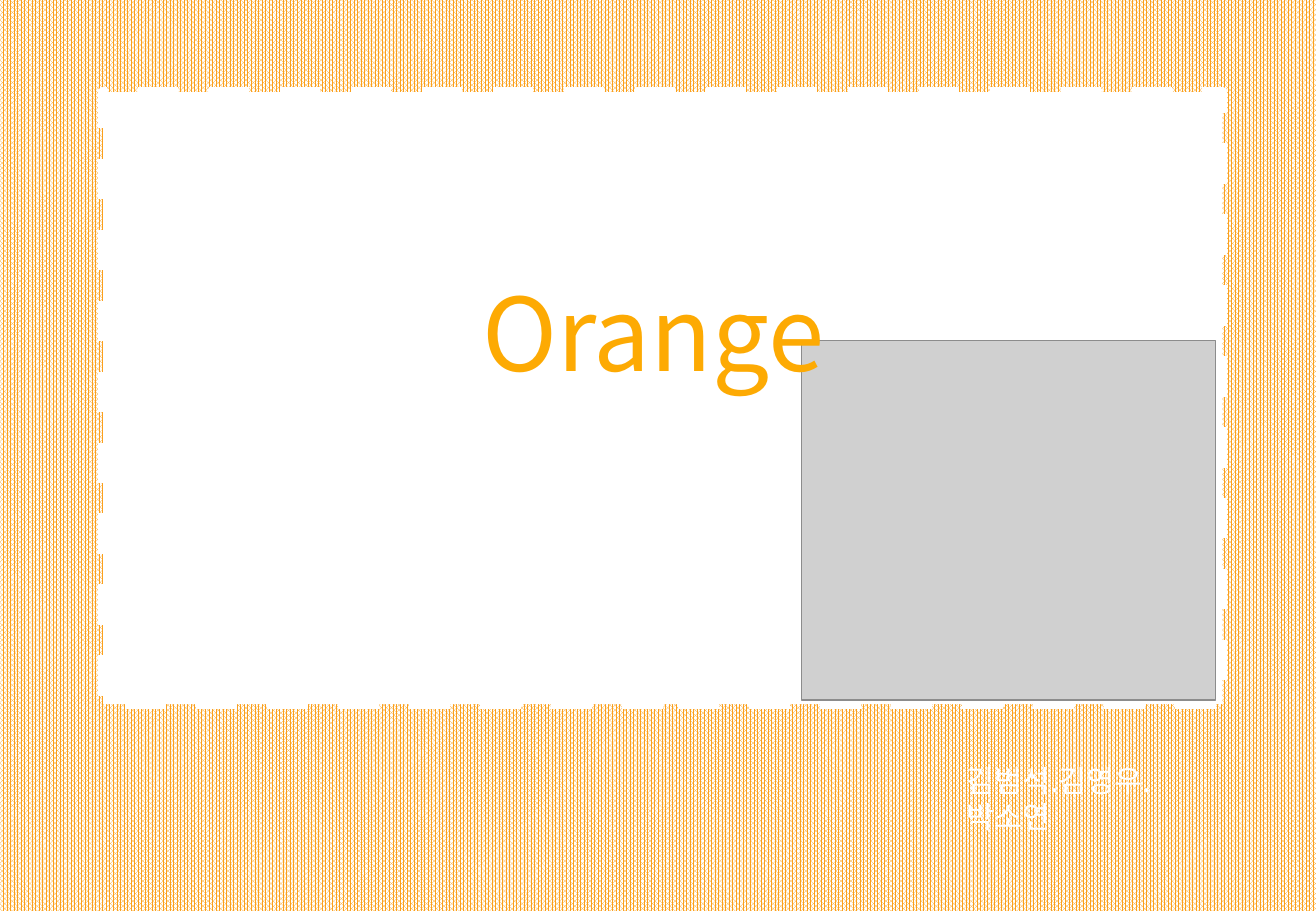
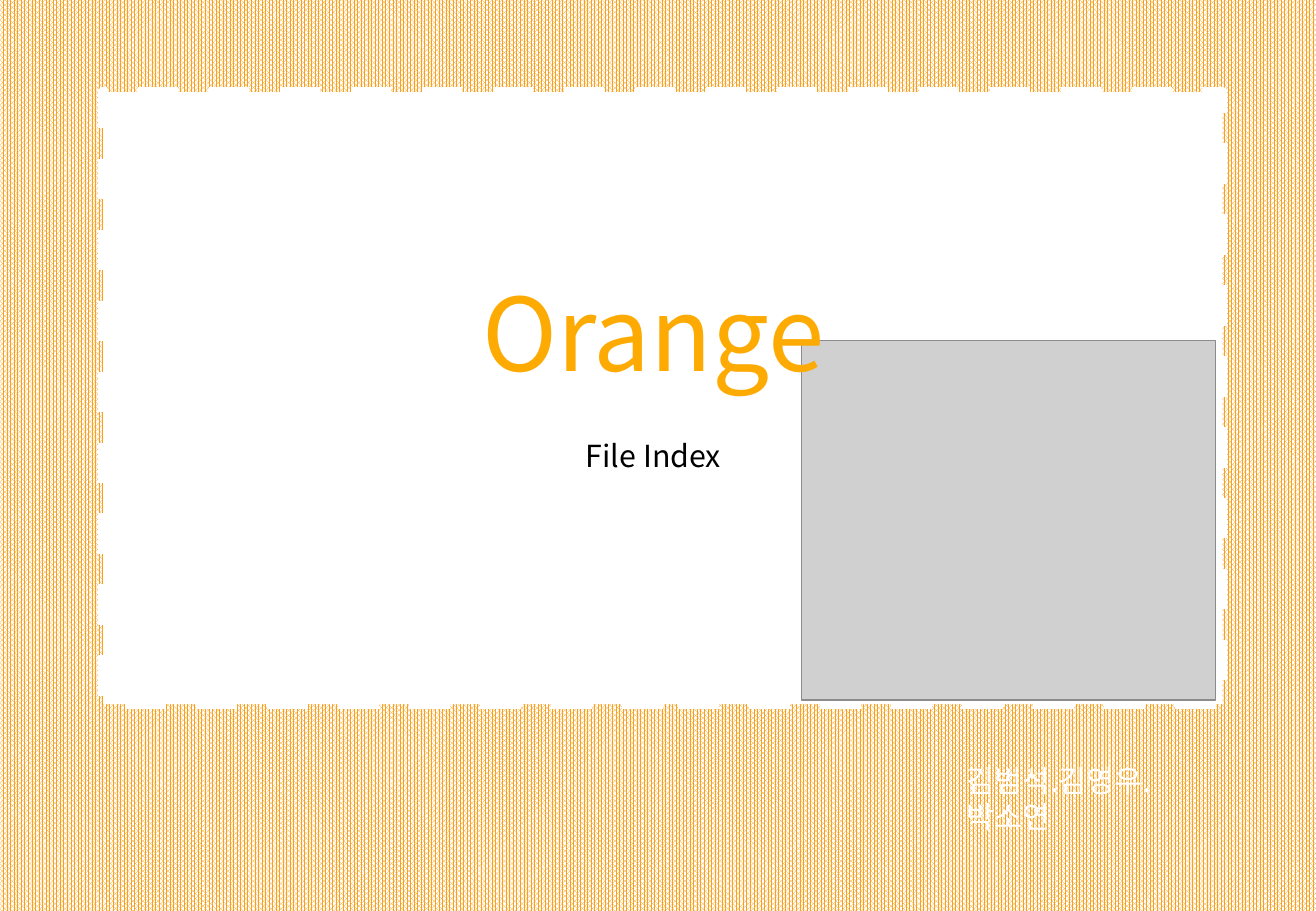
Before and after one commit to clover3/orange, a slide deck: slide 1 of Document/orange_progress.pptx. Drawn at 1316x911 pixels with LibreOffice and Linux fonts; fonts in the diff are those of the drawing; grey boxes stand for pictures. Boxes give left, top, right and bottom in pixels: in the first picture for what was removed or moved away, otherwise in the second. Text is boxed around its words. In the diff, an @@ line names an element or a change of style, - is before the commit and + after.

```diff
--- a/Document/orange_progress.pptx
+++ b/Document/orange_progress.pptx
@@ text added at box(586, 442, 721, 468), 18 pt, text #000000 @@
+File Index
```
Also in this commit, not shown: 7 other slides changed, 2 slides added.
